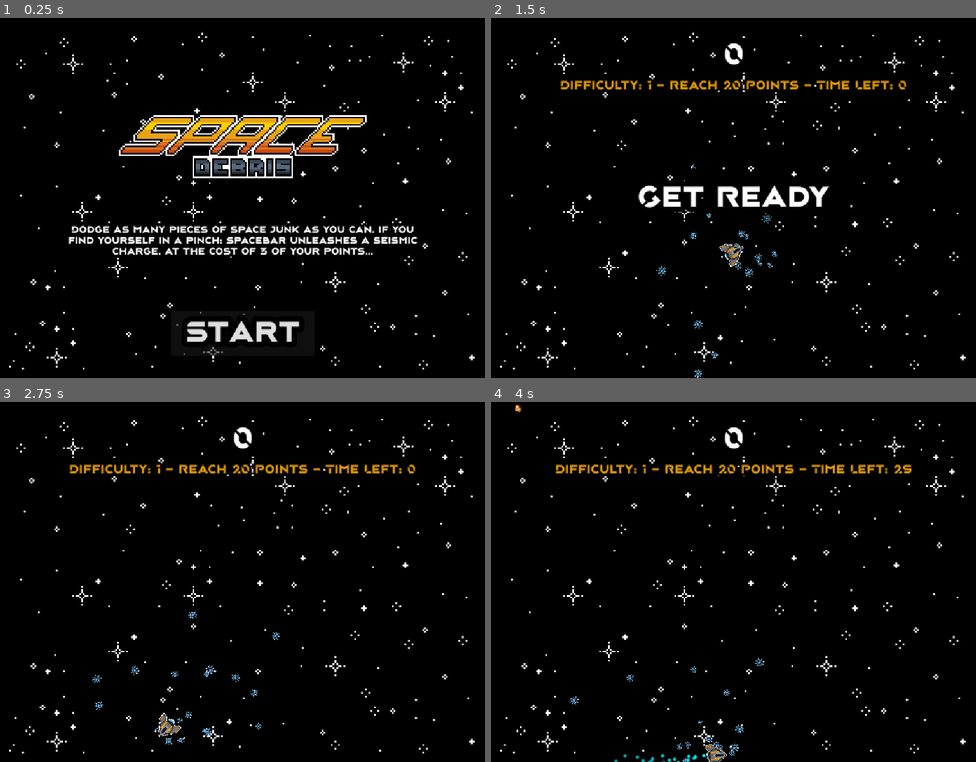
Above: before the commit, frames 1-4 (two rows, left to right).
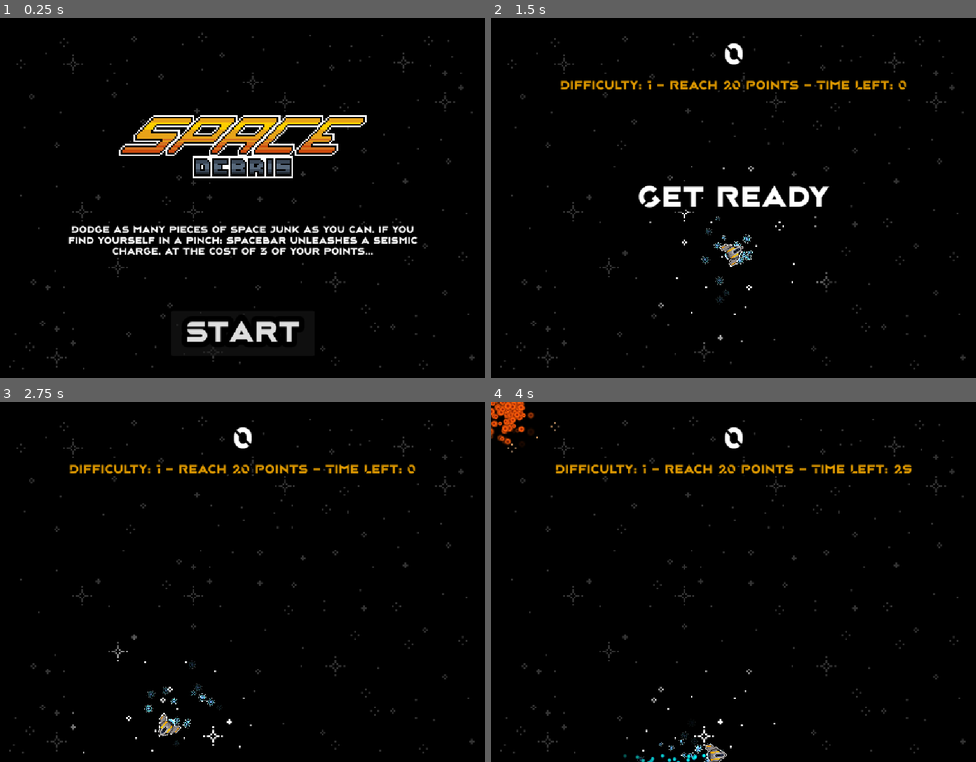
Above: after the commit, the same moments.

Repository: Ai-TaSAi/space_debris_polish
Game: Godot game, scene res://main.tscn
The game is run twice, just before and just after one commit, with the same random seed, the same clock (stepped at 60 frames per second) and the same inputs.
Inputs:
- Up to frame 1 (0.25 s): no input
- Up to frame 2 (1.5 s): click "Start" at 0.5 s; tap Enter at 1.25 s; hold Right (move_right) from 1.28 s (still down); tap Space (nuke) at 1.35 s
- Up to frame 3 (2.75 s): release Right (move_right) at 2.03 s; hold Down (move_down) from 2.03 s (still down); tap Space (nuke) at 2.1 s
- Up to frame 4 (4 s): release Down (move_down) at 2.78 s; hold Right (move_right) 2.78-3.53 s; tap Space (nuke) at 2.85, 3.6 s; hold Up (move_up) from 3.53 s (still down)

The runs differ from the first frame. In frame 1, 1.1% of the frame differs, in the area x 1-98%, y 3-98%; in frame 2, 1.5%; in frame 3, 1.6%; in frame 4, 2.1%, in the area x 0-98%, y 0-100%.

Commit message:
Lighting and further particle explosions - 1 hour

Diff:
--- a/godot_week_4/hud.gd
+++ b/godot_week_4/hud.gd
@@ -28,6 +28,7 @@
 	await get_tree().create_timer(1.0).timeout
 	$StartButton.show()
 	$Instructions.show()
+	$Icon.show()
 
 func update_score(score):
 	$ScoreLabel.text = str(score)
--- a/godot_week_4/main.tscn
+++ b/godot_week_4/main.tscn
@@ -34,8 +34,6 @@
 offset_bottom = 40.0
 texture = ExtResource("3_7mycd")
 
-[node name="Player" parent="." instance=ExtResource("2_h2yge")]
-
 [node name="MobTimer" type="Timer" parent="."]
 wait_time = 0.3
 
@@ -56,6 +54,12 @@
 [node name="MobSpawnLocation" type="PathFollow2D" parent="MobPath"]
 position = Vector2(-1, -1)
 rotation = 0.000937498
+
+[node name="DirectionalLight2D" type="DirectionalLight2D" parent="."]
+energy = 0.8
+blend_mode = 1
+
+[node name="Player" parent="." instance=ExtResource("2_h2yge")]
 
 [node name="HUD" parent="." instance=ExtResource("4_1bvp3")]
 
--- a/godot_week_4/mob.gd
+++ b/godot_week_4/mob.gd
@@ -14,8 +14,12 @@
 
 
 func kill_self ():
+	$PointLight2D.show()
 	$AnimatedSprite2D.play("explode")
+	$DeathExplode.restart()
 	$CollisionShape2D.disabled = true
-	await $AnimatedSprite2D.animation_finished
+	await $DeathExplode.finished
+
+	$PointLight2D.hide()
 	print("Killed Self")
 	queue_free()
--- a/godot_week_4/mob.tscn
+++ b/godot_week_4/mob.tscn
@@ -143,6 +143,46 @@
 radius = 26.0
 height = 108.0
 
+[sub_resource type="Gradient" id="Gradient_ivps1"]
+offsets = PackedFloat32Array(0, 0.686099, 1)
+colors = PackedColorArray(1, 1, 1, 1, 0.919271, 0.919271, 0.919271, 1, 0, 0, 0, 1)
+
+[sub_resource type="GradientTexture2D" id="GradientTexture2D_7dsds"]
+gradient = SubResource("Gradient_ivps1")
+fill = 1
+fill_from = Vector2(0.495726, 0.501424)
+fill_to = Vector2(0.843305, 0.877493)
+
+[sub_resource type="Gradient" id="Gradient_nvl01"]
+offsets = PackedFloat32Array(0, 0.511211, 1)
+colors = PackedColorArray(0.414063, 0.0700887, 0.0345052, 1, 1, 0.513021, 0.0833333, 1, 0.239216, 0.0745098, 0.0352941, 0)
+
+[sub_resource type="GradientTexture2D" id="GradientTexture2D_fifov"]
+gradient = SubResource("Gradient_nvl01")
+fill = 1
+fill_from = Vector2(0.504274, 0.507123)
+fill_to = Vector2(0.814815, 0.173789)
+
+[sub_resource type="Gradient" id="Gradient_2jsyd"]
+offsets = PackedFloat32Array(0.81592, 1)
+colors = PackedColorArray(1, 1, 1, 1, 1, 1, 1, 0)
+
+[sub_resource type="GradientTexture1D" id="GradientTexture1D_n7ghd"]
+gradient = SubResource("Gradient_2jsyd")
+
+[sub_resource type="ParticleProcessMaterial" id="ParticleProcessMaterial_8btig"]
+particle_flag_disable_z = true
+direction = Vector3(1, 1, 0)
+spread = 180.0
+initial_velocity_min = 61.52
+initial_velocity_max = 264.86
+angular_velocity_min = -63.8
+angular_velocity_max = 63.6
+gravity = Vector3(0, 0, 0)
+scale_min = 0.2
+scale_max = 0.4
+color_ramp = SubResource("GradientTexture1D_n7ghd")
+
 [node name="Mob" type="RigidBody2D" groups=["mobs"]]
 collision_mask = 0
 gravity_scale = 0.0
@@ -163,4 +203,25 @@
 
 [node name="VisibleOnScreenNotifier2D" type="VisibleOnScreenNotifier2D" parent="."]
 
+[node name="PointLight2D" type="PointLight2D" parent="."]
+visible = false
+scale = Vector2(3.21875, 3.21875)
+color = Color(0.932292, 0.61303, 0.293769, 1)
+texture = SubResource("GradientTexture2D_7dsds")
+
+[node name="DeathExplode" type="GPUParticles2D" parent="."]
+emitting = false
+amount = 300
+texture = SubResource("GradientTexture2D_fifov")
+interp_to_end = 0.166
+one_shot = true
+preprocess = 0.21
+explosiveness = 0.18
+randomness = 0.2
+collision_base_size = 0.0
+process_material = SubResource("ParticleProcessMaterial_8btig")
+
+[node name="PointLightTimer" type="Timer" parent="."]
+one_shot = true
+
 [connection signal="screen_exited" from="VisibleOnScreenNotifier2D" to="." method="_on_visible_on_screen_notifier_2d_screen_exited"]
--- a/godot_week_4/player.gd
+++ b/godot_week_4/player.gd
@@ -102,18 +102,42 @@
 		#$AnimatedSprite2D.flip_v = velocity.y > 0
 
 func _on_body_entered(body: Node2D) -> void:
+	$CollisionShape2D.disabled = true
+	$DeathExplode.emitting = true
+	$ParticleThrust.emitting = false
+	$DeathExplode.restart()
+	$AnimatedSprite2D.hide()
+
+	on_screen = false
+
+	hit.emit()
+
+	await ($DeathExplode.finished)
+
 	hide() # Player disappears after being hit.
-	on_screen = false
-	hit.emit()
+
 	# Must be deferred as we can't change physics properties on a physics callback. Makes it so that object collision disappears once it's safe to do so.
 	$CollisionShape2D.set_deferred("disabled", true)
 
 func _on_failure() -> void:
+	$CollisionShape2D.disabled = true
+	$DeathExplode.emitting = true
+	$ParticleThrust.emitting = false
+	$DeathExplode.restart()
+	$AnimatedSprite2D.hide()
+
+	on_screen = false
+
+	hit.emit()
+
+	await ($DeathExplode.finished)
+
 	hide()
-	on_screen = false
-	hit.emit()
+
 	# Must be deferred as we can't change physics properties on a physics callback. Makes it so that object collision disappears once it's safe to do so.
 	$CollisionShape2D.set_deferred("disabled", true)
+
+
 
 # Function resets the player when starting a new game.
 func start(pos):
@@ -130,3 +154,5 @@
 	$ParticleThrust.restart()
 
 	$CollisionShape2D.disabled = false
+
+	$AnimatedSprite2D.show()
--- a/godot_week_4/player.tscn
+++ b/godot_week_4/player.tscn
@@ -9,17 +9,35 @@
 [ext_resource type="Texture2D" uid="uid://cwbcqqt5h5aq3" path="res://playerGrey_walk2.png" id="4_1jxqw"]
 [ext_resource type="Texture2D" uid="uid://dn0oc15y8ov0i" path="res://art/Blast.png" id="8_dw050"]
 
+[sub_resource type="Gradient" id="Gradient_b26j0"]
+offsets = PackedFloat32Array(0.81592, 1)
+colors = PackedColorArray(1, 1, 1, 1, 1, 1, 1, 0)
+
+[sub_resource type="GradientTexture1D" id="GradientTexture1D_dw050"]
+gradient = SubResource("Gradient_b26j0")
+
 [sub_resource type="ParticleProcessMaterial" id="ParticleProcessMaterial_b26j0"]
 particle_flag_disable_z = true
 direction = Vector3(1, 1, 0)
 spread = 180.0
-initial_velocity_min = 147.71
-initial_velocity_max = 675.8
+initial_velocity_min = 61.52
+initial_velocity_max = 264.86
 angular_velocity_min = -63.8
 angular_velocity_max = 63.6
 gravity = Vector3(0, 0, 0)
 scale_min = 0.2
 scale_max = 0.4
+color_ramp = SubResource("GradientTexture1D_dw050")
+
+[sub_resource type="Gradient" id="Gradient_nvl01"]
+offsets = PackedFloat32Array(0, 0.511211, 1)
+colors = PackedColorArray(0.414063, 0.0700887, 0.0345052, 1, 1, 0.513021, 0.0833333, 1, 0.239216, 0.0745098, 0.0352941, 0)
+
+[sub_resource type="GradientTexture2D" id="GradientTexture2D_ivps1"]
+gradient = SubResource("Gradient_nvl01")
+fill = 1
+fill_from = Vector2(0.504274, 0.507123)
+fill_to = Vector2(0.814815, 0.173789)
 
 [sub_resource type="Gradient" id="Gradient_dw050"]
 offsets = PackedFloat32Array(0.364723, 0.535127, 0.693573)
@@ -86,8 +104,18 @@
 }]
 
 [sub_resource type="CapsuleShape2D" id="CapsuleShape2D_b26j0"]
-radius = 47.0
-height = 110.0
+radius = 35.0
+height = 70.0
+
+[sub_resource type="Gradient" id="Gradient_ivps1"]
+offsets = PackedFloat32Array(0, 0.686099, 1)
+colors = PackedColorArray(1, 1, 1, 1, 0.919271, 0.919271, 0.919271, 1, 0, 0, 0, 1)
+
+[sub_resource type="GradientTexture2D" id="GradientTexture2D_urp6f"]
+gradient = SubResource("Gradient_ivps1")
+fill = 1
+fill_from = Vector2(0.495726, 0.501424)
+fill_to = Vector2(0.843305, 0.877493)
 
 [node name="Player" type="Area2D"]
 script = ExtResource("1_sweqy")
@@ -106,6 +134,18 @@
 collision_base_size = 0.0
 process_material = SubResource("ParticleProcessMaterial_b26j0")
 
+[node name="DeathExplode" type="GPUParticles2D" parent="."]
+emitting = false
+amount = 300
+texture = SubResource("GradientTexture2D_ivps1")
+interp_to_end = 0.166
+one_shot = true
+preprocess = 0.21
+explosiveness = 0.18
+randomness = 0.2
+collision_base_size = 0.0
+process_material = SubResource("ParticleProcessMaterial_b26j0")
+
 [node name="ParticleThrust" type="GPUParticles2D" parent="."]
 amount = 50
 texture = SubResource("GradientTexture2D_b26j0")
@@ -118,9 +158,12 @@
 
 [node name="CollisionShape2D" type="CollisionShape2D" parent="."]
 texture_filter = 1
-position = Vector2(-6, 3)
 scale = Vector2(0.4, 0.4)
 shape = SubResource("CapsuleShape2D_b26j0")
 
+[node name="PointLight2D" type="PointLight2D" parent="."]
+scale = Vector2(6.96875, 6.96875)
+texture = SubResource("GradientTexture2D_urp6f")
+
 [connection signal="body_entered" from="." to="." method="_on_body_entered"]
 [connection signal="hit" from="." to="." method="_on_hit"]
Not shown: 1 places in godot_week_4/main.tscn that only renumber resources
Not shown: 1 places in godot_week_4/mob.tscn that only renumber resources
Not shown: 1 places in godot_week_4/player.tscn that only renumber resources
